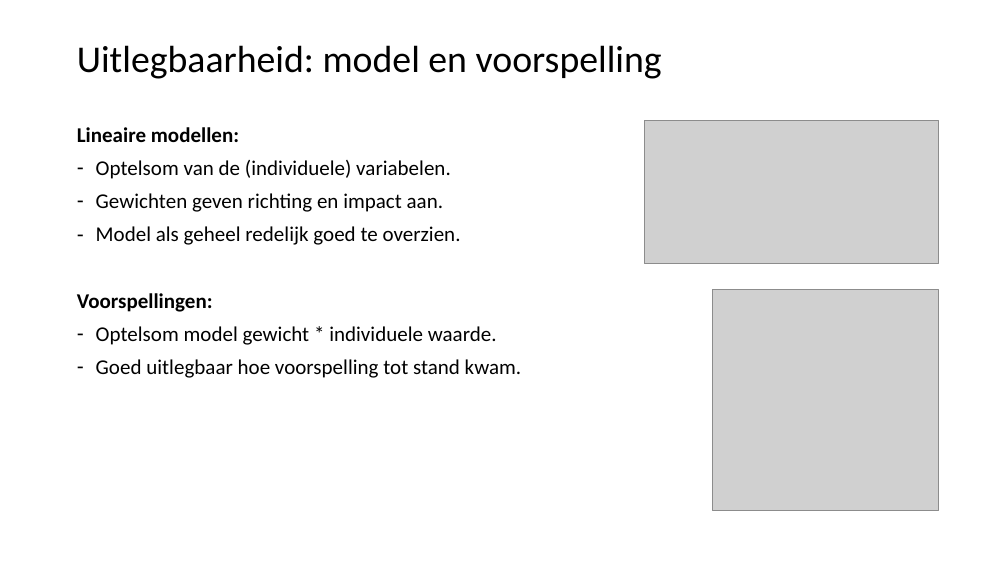
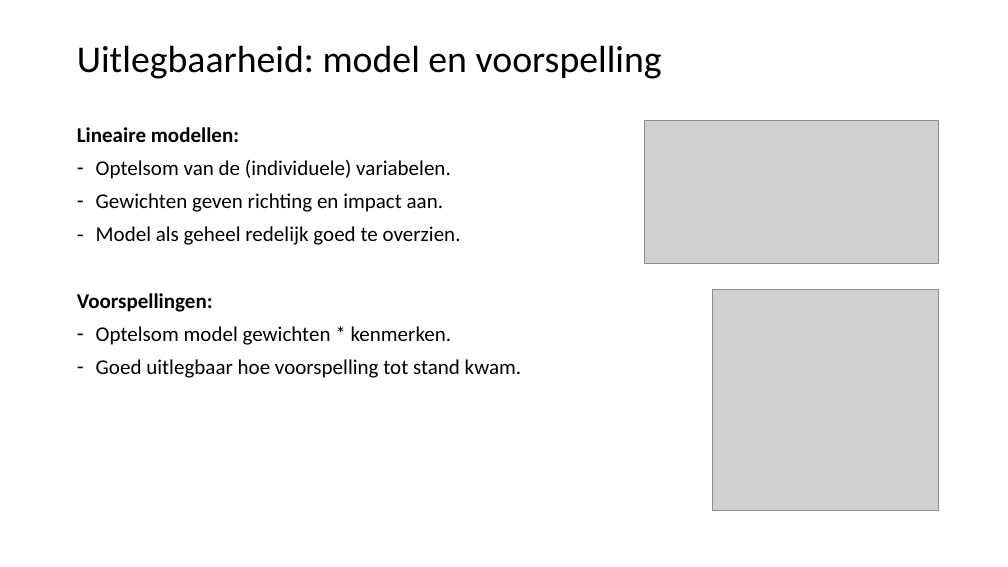
Before and after one commit to LFKoning/knowledge-sharing, a slide deck: slide 42 of python_trainees/4_scikit_learn/python_traineeship_4.pptx (slide 43 before the commit). Drawn at 1008x567 pixels with LibreOffice and Linux fonts; fonts in the diff are those of the drawing; grey boxes stand for pictures. Boxes give left, top, right and bottom in pixels: in the first picture for what was removed or moved away, otherwise in the second. Text is boxed around its words. In the diff, an @@ line names an element or a change of style, - is before the commit and + after.

```diff
--- a/python_trainees/4_scikit_learn/python_traineeship_4.pptx
+++ b/python_trainees/4_scikit_learn/python_traineeship_4.pptx
@@ text at (96,326,452,345): text changed @@
-– Optelsom model gewicht * individuele waarde.
+– Optelsom model gewichten * kenmerken.
```
Also in this commit, not shown: 5 other slides changed, 1 slide added, 2 slides removed, 9 other files.
